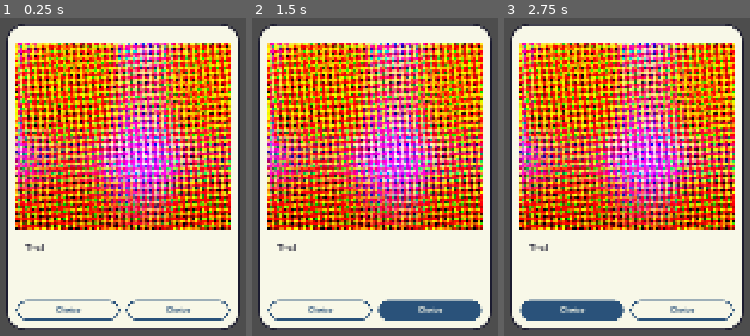
Above: before the commit, frames 1-3 (left to right).
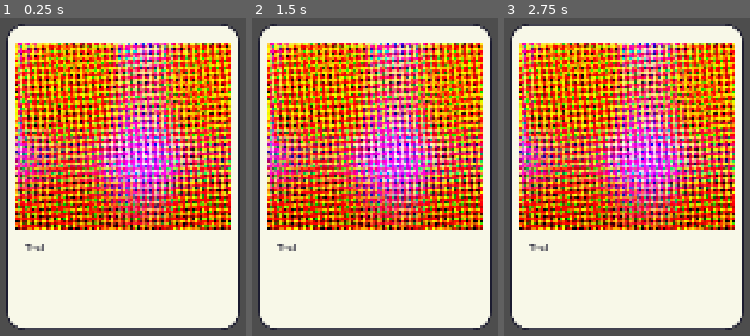
Above: after the commit, the same moments.

Repository: Kufaz/Palaver
Game: Godot game, scene res://palaver/dialogue_ui/dialogue_hud.tscn
Two runs of this game, one before a commit and one after it. Both use one fixed random seed, a clock stepped at 60 frames per second and the inputs below. This scene is started directly instead of the project's main scene.
Inputs (mouse positions are in pixels of both pictures, inside the frame that each line leads up to):
- Up to frame 1 (0.25 s): no input
- Up to frame 2 (1.5 s): click (320, 310) at 0.5 s, where only the run before the commit has a clickable "Choice"; click (429, 310) at 1.25 s, where only the run before the commit has a clickable "Choice"
- Up to frame 3 (2.75 s): click (572, 310) at 2 s, where only the run before the commit has a clickable "Choice"

The runs differ from the first frame. In frame 1, 1.7% of the frame differs, in the area x 6-94%, y 88-96%; in frame 2, 3.6%; in frame 3, 3.6%.

Commit message:
choice buttons

Diff:
--- /dev/null
+++ b/palaver/dialogue_ui/dialogue_choice_buttons.gd
@@ -0,0 +1,25 @@
+extends Node
+class_name DialogueChoiceButtons
+
+@export var continueGraphic : Control
+@export var closeGraphic : Control
+@export var choiseButtonTemplate : Button
+
+var _choiseButtons : Array[Button]
+
+func _ready():
+	choiseButtonTemplate.hide()
+	hideAll()
+
+func hideAll():
+	continueGraphic.hide()
+	closeGraphic.hide()
+	for c in _choiseButtons:
+		c.queue_free()
+	_choiseButtons.clear()
+
+func spawnChoiceButton(button_lable : String = ""):
+	var button : Button = choiseButtonTemplate.duplicate()
+	button.text = button_lable
+	_choiseButtons.append(button)
+	choiseButtonTemplate.get_parent().add_child(button)
--- a/palaver/dialogue_ui/dialogue_ui.tscn
+++ b/palaver/dialogue_ui/dialogue_ui.tscn
@@ -3,6 +3,7 @@
 [ext_resource type="Theme" uid="uid://c5r5rhlyn1lpp" path="res://palaver/dialogue_ui/palaver_theme.tres" id="1_grgc4"]
 [ext_resource type="Script" uid="uid://bucyyo4npuf2b" path="res://palaver/dialogue_ui/animated_text.gd" id="2_bh2ae"]
 [ext_resource type="Texture2D" uid="uid://j4a2b2axey7" path="res://palaver/dialogue_ui/speaker_image_placeholder.png" id="2_grgc4"]
+[ext_resource type="Script" uid="uid://c8sa0mvg33y6i" path="res://palaver/dialogue_ui/dialogue_choice_buttons.gd" id="4_t1mci"]
 
 [node name="DialogueUi" type="Control" unique_id=2019201439]
 layout_mode = 3
@@ -59,44 +60,29 @@
 scroll_active = false
 script = ExtResource("2_bh2ae")
 
-[node name="ChoiceBar" type="HBoxContainer" parent="PanelContainer/MarginContainer/VBoxContainer" unique_id=1854769974]
+[node name="ChoiceBar" type="HBoxContainer" parent="PanelContainer/MarginContainer/VBoxContainer" unique_id=1854769974 node_paths=PackedStringArray("continueGraphic", "closeGraphic", "choiseButtonTemplate")]
 custom_minimum_size = Vector2(0, 48)
 layout_mode = 2
 theme_override_constants/separation = 16
 alignment = 2
+script = ExtResource("4_t1mci")
+continueGraphic = NodePath("ContinueButton")
+closeGraphic = NodePath("CloseButton")
+choiseButtonTemplate = NodePath("ChoiceButton")
 
 [node name="ContinueButton" type="Button" parent="PanelContainer/MarginContainer/VBoxContainer/ChoiceBar" unique_id=1971365446]
-visible = false
 layout_mode = 2
 theme_override_font_sizes/font_size = 28
 text = "..."
 flat = true
 
 [node name="CloseButton" type="Button" parent="PanelContainer/MarginContainer/VBoxContainer/ChoiceBar" unique_id=150028072]
-visible = false
 layout_mode = 2
 theme_override_font_sizes/font_size = 28
 text = "×"
 flat = true
 
-[node name="ChoiceButton1" type="Button" parent="PanelContainer/MarginContainer/VBoxContainer/ChoiceBar" unique_id=1696951112]
+[node name="ChoiceButton" type="Button" parent="PanelContainer/MarginContainer/VBoxContainer/ChoiceBar" unique_id=1696951112]
 layout_mode = 2
 size_flags_horizontal = 3
 text = "Choice"
-
-[node name="ChoiceButton2" type="Button" parent="PanelContainer/MarginContainer/VBoxContainer/ChoiceBar" unique_id=984015643]
-layout_mode = 2
-size_flags_horizontal = 3
-text = "Choice"
-
-[node name="ChoiceButton3" type="Button" parent="PanelContainer/MarginContainer/VBoxContainer/ChoiceBar" unique_id=593081356]
-visible = false
-layout_mode = 2
-size_flags_horizontal = 3
-text = "Choice"
-
-[node name="ChoiceButton4" type="Button" parent="PanelContainer/MarginContainer/VBoxContainer/ChoiceBar" unique_id=1170486787]
-visible = false
-layout_mode = 2
-size_flags_horizontal = 3
-text = "Choice"
Not shown, added: palaver/dialogue_ui/dialogue_choice_buttons.gd.uid
